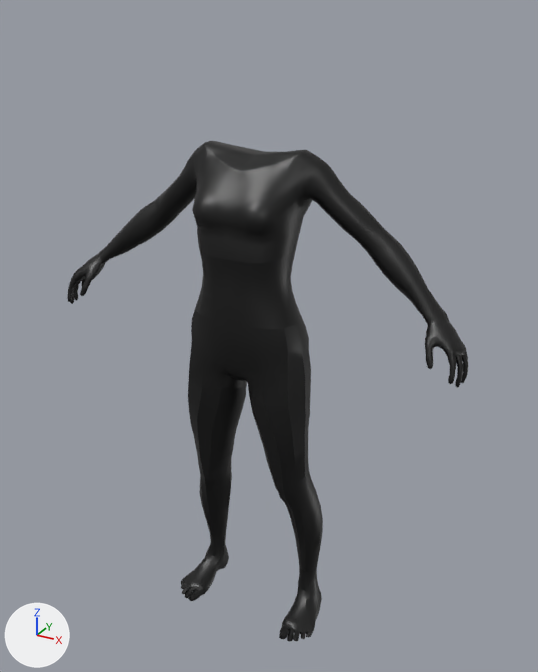
An edit to the Blender file components/assets/v4_phr_female_UA_base.blend, drawn before and after from the same camera.
Both versions are drawn from a 50 mm lens placed at (1.029, -1.687, 1.89), pointed at (0.033, 0.122, 0.985). Lighting does not change. The marker at lower left points along +X, +Y and +Z.

Script lines for the objects in view, before the commit:
```python
me_femalebasemesh_subd1_armsdown_002 = bpy.data.meshes.new('FemaleBaseMesh_SubD1_ArmsDown.002')
me_femalebasemesh_subd1_armsdown_002.from_pydata(...)  # 276 vertices, 248 faces; spans x -0.336..0.336, y 0.058..0.173, z 1.143..1.347
me_femalebasemesh_subd1_armsdown_002.materials.append(mat_unionavatars_body_female)  # black #3f3f3f
me_femalebasemesh_subd1_armsdown_005 = bpy.data.meshes.new('FemaleBaseMesh_SubD1_ArmsDown.005')
me_femalebasemesh_subd1_armsdown_005.from_pydata(...)  # 203 vertices, 180 faces; spans x -0.18..0.18, y -0.05..0.181, z 0.738..0.968
me_femalebasemesh_subd1_armsdown_005.polygons.foreach_set('use_smooth', [True] * 180)
me_femalebasemesh_subd1_armsdown_005.materials.append(mat_unionavatars_body_female)  # black #3f3f3f
me_femalebasemesh_subd1_armsdown_006 = bpy.data.meshes.new('FemaleBaseMesh_SubD1_ArmsDown.006')
me_femalebasemesh_subd1_armsdown_006.from_pydata(...)  # 1516 vertices, 1590 faces; spans x -0.66..0.652, y -0.022..0.111, z 1.001..1.184
me_femalebasemesh_subd1_armsdown_006.materials.append(mat_unionavatars_body_female)  # black #3f3f3f
ob_unionavatars_arms_top = bpy.data.objects.new('UnionAvatars_Arms_top', me_femalebasemesh_subd1_armsdown_002)
ob_unionavatars_arms_top.location = (0.0, 0.0, 0.0)
ob_unionavatars_arms_top.scale = (1.12, 1.12, 1.12)
ob_unionavatars_hands = bpy.data.objects.new('UnionAvatars_Hands', me_femalebasemesh_subd1_armsdown_006)
ob_unionavatars_hands.location = (0.0, 0.0, 0.0)
ob_unionavatars_hips = bpy.data.objects.new('UnionAvatars_Hips', me_femalebasemesh_subd1_armsdown_005)
ob_unionavatars_hips.location = (0.0, 0.0, 0.0)
ob_unionavatars_hips.scale = (1.12, 1.12, 1.12)
# also in view: 'UnionAvatars_Feet' at (0.0, 0.062, 0.083); 'UnionAvatars_Belly' at (0.0, 0.064, 1.16); 'UnionAvatars_Legs_top' at (0.0, 0.054, 0.705); 'UnionAvatars_Arms_bottom' at (0.0, 0.125, 1.251); 'UnionAvatars_Chest' at (0.001, 0.069, 1.41)
```
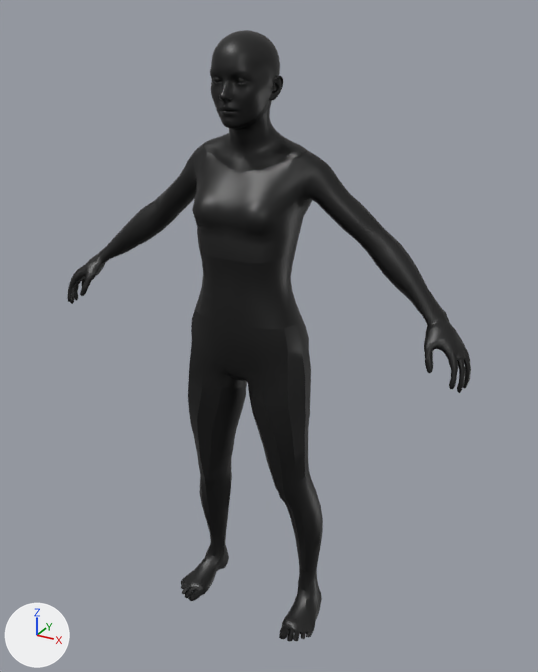
Changed parts and their boxes (x1, y1, x2, y2) in the pictures (538 x 672 px; the box of a moved part takes in the faces that stretch with it):
'UnionAvatars_Head', added (black): after (203, 30, 308, 172)
'UnionAvatars_Hands', reshaped: before (67, 250, 468, 387); after (67, 250, 471, 393)
part 1 of me_femalebasemesh_subd1_armsdown_006, moved or reshaped: before (425, 314, 468, 387); after (424, 314, 471, 393)

The change, as a diff of the scene's bpy script:
```diff
--- a/components/assets/v4_phr_female_UA_base.blend.py
+++ b/components/assets/v4_phr_female_UA_base.blend.py
@@ me_femalebasemesh_subd1_armsdown_006 @@
 # used by ob_unionavatars_hands; location = (0.0, 0.0, 0.0)
-me_femalebasemesh_subd1_armsdown_006.from_pydata(...)  # 1516 vertices, 1590 faces; spans x -0.66..0.652, y -0.022..0.111, z 1.001..1.184
+me_femalebasemesh_subd1_armsdown_006.from_pydata(...)  # 1268 vertices, 1260 faces; spans x -0.66..0.66, y -0.022..0.111, z 1.001..1.183
+# me_femalebasemesh_subd1_armsdown_006 part 1: 85 vertices moved from x 0.533..0.616, y 0.046..0.107, z 1.08..1.169 to x 0.532..0.625, y 0.026..0.107, z 1.073..1.17; 639 vertices removed from x 0.535..0.652, y -0.015..0.091, z 1.013..1.167; 515 vertices added at x 0.534..0.66, y -0.022..0.088, z 1.001..1.168
 me_femalebasemesh_subd1_armsdown_006.materials.append(mat_unionavatars_body_female)
@@ me_optimized_mesh_id_quad @@
+me_optimized_mesh_id_quad.from_pydata(...)  # 6508 vertices, 6410 faces; spans x -0.156..0.154, y -0.062..0.169, z 1.492..1.84
+me_optimized_mesh_id_quad.materials.append(mat_unionavatars_body_female)  # black #3f3f3f
@@ ob_unionavatars_head @@
+ob_unionavatars_head = bpy.data.objects.new('UnionAvatars_Head', me_optimized_mesh_id_quad)
+ob_unionavatars_head.location = (0.0, 0.0, 0.0)
```
